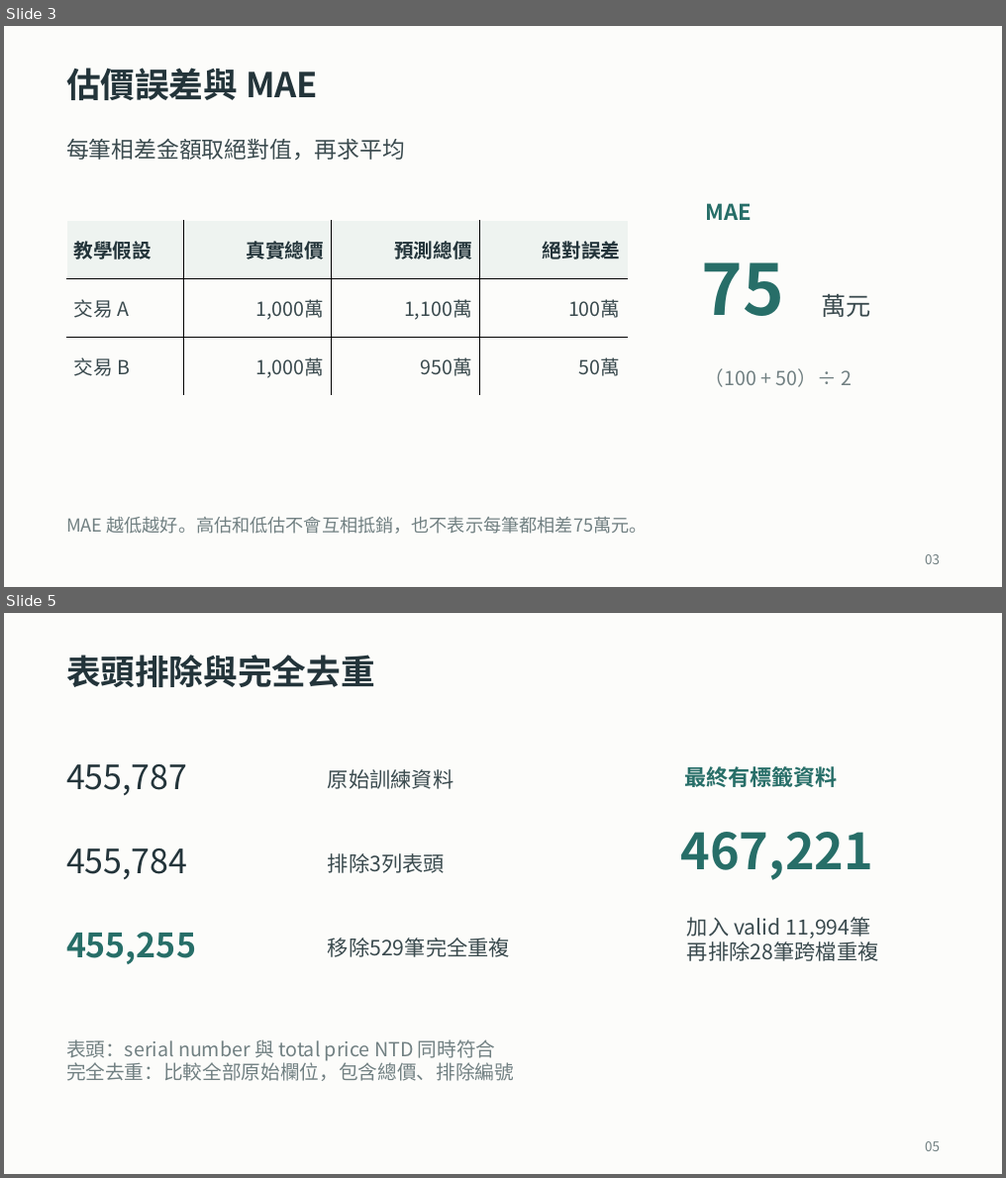
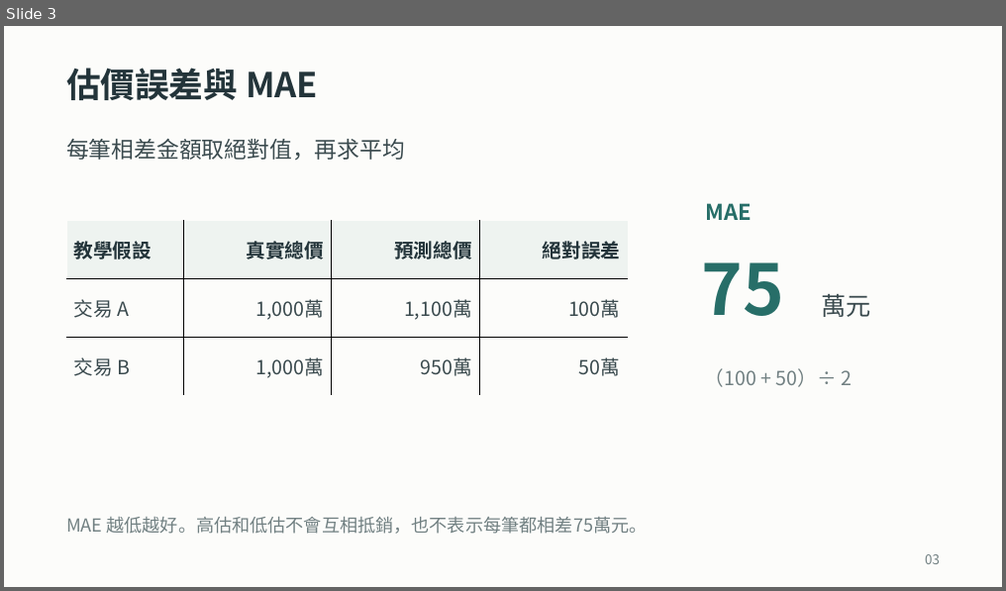
Before and after one commit to ziyi930108/nycu-house-price-regression, a slide deck: teaching/final_presentation/台灣房屋銷售價格預測挑戰賽_上台簡報.pptx. Shown one above the other, each under a label of ours: slides 3 and 5 before the commit, slide 3 after it; the slides between them are not shown. The pictures are 1006x1178 and 1006x591 pixels, drawn with LibreOffice and Linux fonts; fonts in the diff are those of the drawing. Boxes give left, top, right and bottom in pixels: in the first picture for what was removed or moved away, otherwise in the second. Text is boxed around its words. In the diff, an @@ line names an element or a change of style, - is before the commit and + after.

```diff
--- a/teaching/final_presentation/台灣房屋銷售價格預測挑戰賽_上台簡報.pptx
+++ b/teaching/final_presentation/台灣房屋銷售價格預測挑戰賽_上台簡報.pptx
@@ slide 5 removed at (4, 613, 1002, 1174), background #FCFCFA @@
@@ text removed at (66, 655, 375, 687) @@
-表頭排除與完全去重
@@ text removed at (66, 764, 187, 795) @@
-455,787
@@ text removed at (328, 769, 454, 789) @@
-原始訓練資料
@@ text removed at (684, 766, 837, 787) @@
-最終有標籤資料
@@ text removed at (66, 849, 187, 879) @@
-455,784
@@ text removed at (681, 832, 874, 880) @@
-467,221
@@ text removed at (328, 854, 445, 873) @@
-排除3列表頭
@@ text removed at (66, 932, 196, 964) @@
-455,255
@@ text removed at (328, 938, 510, 958) @@
-移除529筆完全重複
@@ text removed at (687, 917, 879, 961) @@
-加入 valid 11,994筆
-再排除28筆跨檔重複
@@ text removed at (66, 1040, 514, 1081) @@
-表頭：serial number 與 total price NTD 同時符合
-完全去重：比較全部原始欄位，包含總價、排除編號
@@ text removed at (925, 1142, 940, 1152) @@
-05
```
Also in this commit, not shown: 19 slides changed, 1 other slide removed, 31 other files.
